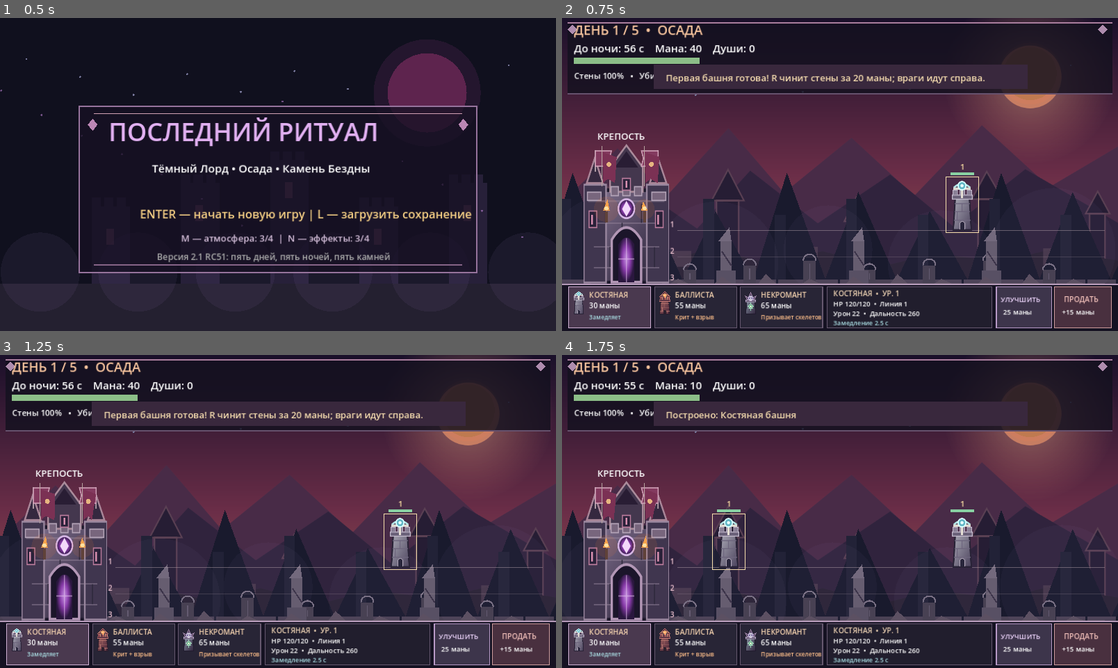
Above: before the commit, frames 1-4 (two rows, left to right).
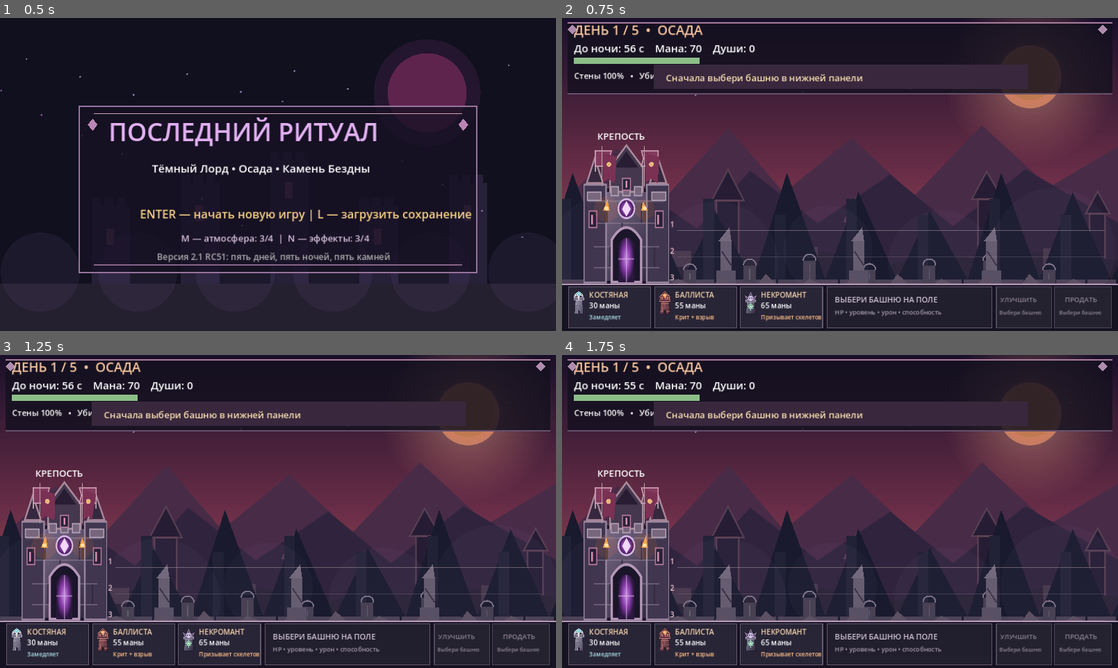
Above: after the commit, the same moments.

Repository: DoctorStrangeSH/Last-Ritual
Game: Godot game, scene res://scenes/main.tscn
The game is run twice, just before and just after one commit, with the same random seed, the same clock (stepped at 60 frames per second) and the same inputs.
Inputs (mouse positions are in pixels of both pictures, inside the frame that each line leads up to):
- Up to frame 1 (0.5 s): no input
- Up to frame 2 (0.75 s): tap Enter (ui_accept) at 0.5 s; move the mouse to (962, 158) at 0.52 s; hold Right (ui_right) from 0.53 s (still down); tap Keypad Enter at 0.6 s; click (962, 158) at 0.67 s
- Up to frame 3 (1.25 s): keep holding Right (ui_right); tap Enter (ui_accept) at 0.77 s
- Up to frame 4 (1.75 s): release Right (ui_right) at 1.25 s; drag from (728, 527) to (812, 574) at 1.27 s

Frame 1 is identical in both runs. In frame 2, 6.4% of the frame differs, in the area x 1-99%, y 8-100%; in frame 3, 6.4%; in frame 4, 6.6%.

Commit message:
ui: start with no tower ghost or selected build; require mouse selection

Diff:
--- a/scripts/main.gd
+++ b/scripts/main.gd
@@ -49,7 +49,7 @@
 var campaign_kills := 0
 var towers_built := 0
 var repairs_today := 0
-var selected_build := "bone"
+var selected_build := ""
 var selected_lane := 1
 const LANE_OFFSETS := [-110.0, -55.0, 0.0]
 var selected_tower_index := -1
@@ -91,7 +91,7 @@
     campaign_kills = 0
     towers_built = 0
     repairs_today = 0
-    selected_build = "bone"
+    selected_build = ""
     selected_lane = 1
     selected_tower_index = -1
     day_elapsed = 0.0
@@ -422,7 +422,10 @@
                 return
         selected_tower_index = -1
         dragging_tower = false
-        build_tower(selected_build, mouse.x, lane)
+        if selected_build == "":
+            show_notice("Сначала выбери башню в нижней панели")
+        else:
+            build_tower(selected_build, mouse.x, lane)
     else:
         if dragging_tower:
             dragging_tower = false
